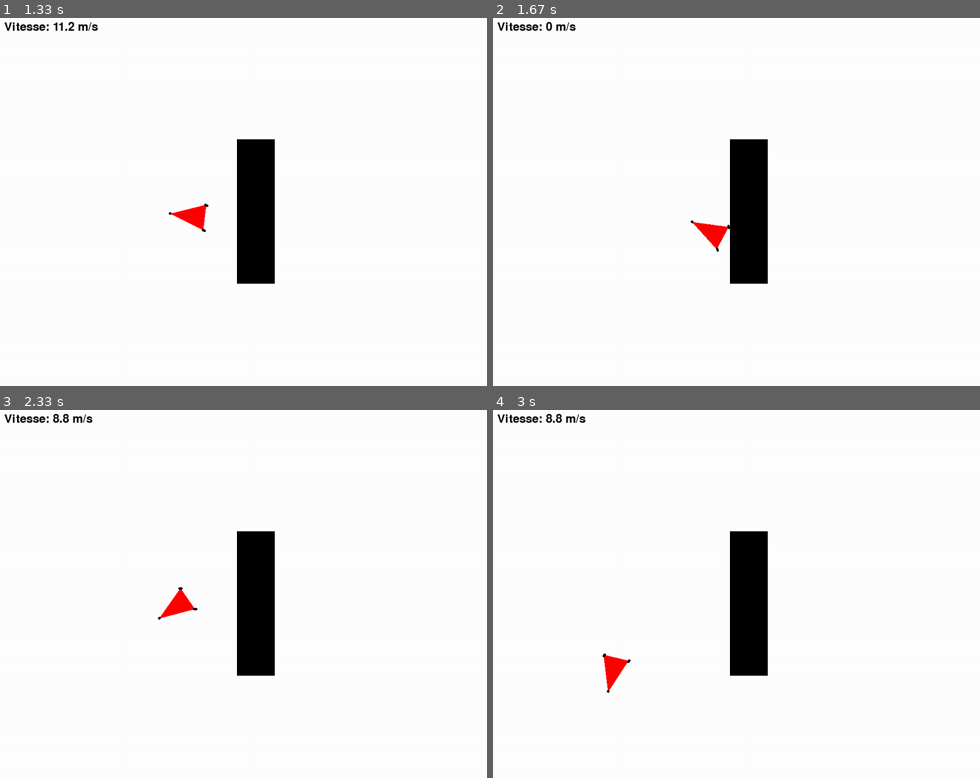
Above: before the commit, frames 1-4 (two rows, left to right).
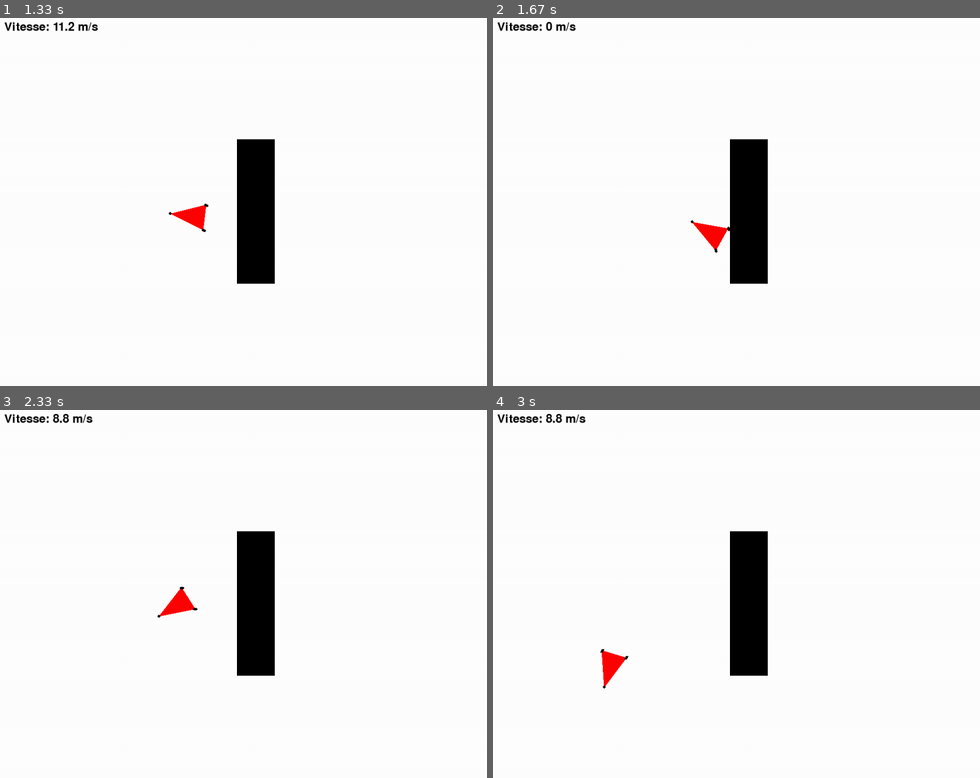
Above: after the commit, the same moments.

Repository: Singh-Jaskaranpreet/projet_robot_LU2IN013
Game: pygame game, started from simulateur.py
Two runs of this game, one before a commit and one after it. Both use one fixed random seed, a clock stepped at 60 frames per second and the inputs below.
Inputs:
- Up to frame 1 (1.33 s): tap Space at 0.33 s; hold Up 0.67-1.13 s; hold Right from 1.17 s (still down)
- Up to frame 2 (1.67 s): keep holding Right
- Up to frame 3 (2.33 s): release Right at 1.8 s; hold Down 1.83-2.2 s; hold Left from 2.23 s (still down)
- Up to frame 4 (3 s): release Left at 2.7 s; hold Right from 2.73 s (still down)

Frame 1 is identical in both runs. In frame 2, less than 0.1% of the frame differs, in the area x 41-49%, y 55-64%; in frame 3, less than 0.1%; in frame 4, 0.2%, in the area x 22-29%, y 64-77%.

Commit message:
debut de correction des collsions

Diff:
--- a/simulateur.py
+++ b/simulateur.py
@@ -96,10 +96,14 @@
 def rester_dans_limites(vehicule):
         """ Empêche le véhicule de sortir de l'écran et arrête sa vitesse. """
         for point in [vehicule.r_Ar, vehicule.r_Avg, vehicule.r_Avd]:
-            if point[0] < 10 or point[0] > LARGEUR - 10  or point[1] < 10 or point[1] > HAUTEUR - 10 :
+            if point[0] < 5 or point[0] > LARGEUR - 5  or point[1] < 5 or point[1] > HAUTEUR - 5 :
                 vehicule.arret()
                 return
-
+def in_limite(vehicule):
+    for point in [vehicule.r_Ar, vehicule.r_Avg, vehicule.r_Avd]:
+        if point[0] < 5 or point[0] > LARGEUR - 5  or point[1] < 5 or point[1] > HAUTEUR - 5 :
+            return False
+    return True
 
 # Afficher l'écran d'instructions avant de commencer
 afficher_instructions()
@@ -144,14 +148,15 @@
     if keys[pygame.K_r]:
         vehicule.restart()
 
+    print(f"distance de l'obstacle :{vehicule.mesurer_distance_obstacle(environnement, tmp)}", end = "\r" )
 
-
-    if not environnement.collision_predeplacement(vehicule, tmp):
+    if in_limite(vehicule):
         vehicule.bouger(environnement, tmp)
         rester_dans_limites(vehicule)
     else:
         vehicule.arret()
-        environnement.corriger_position_apres_collision(vehicule, tmp)
+
+
 
 
 
